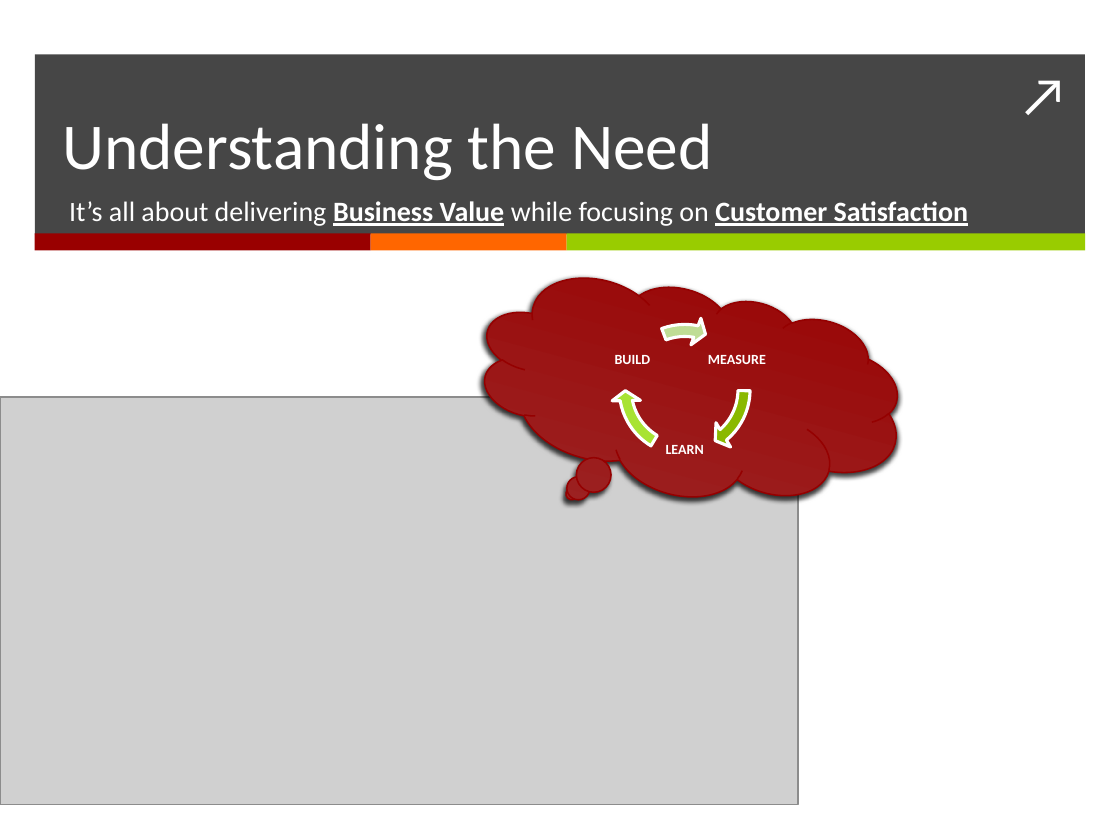
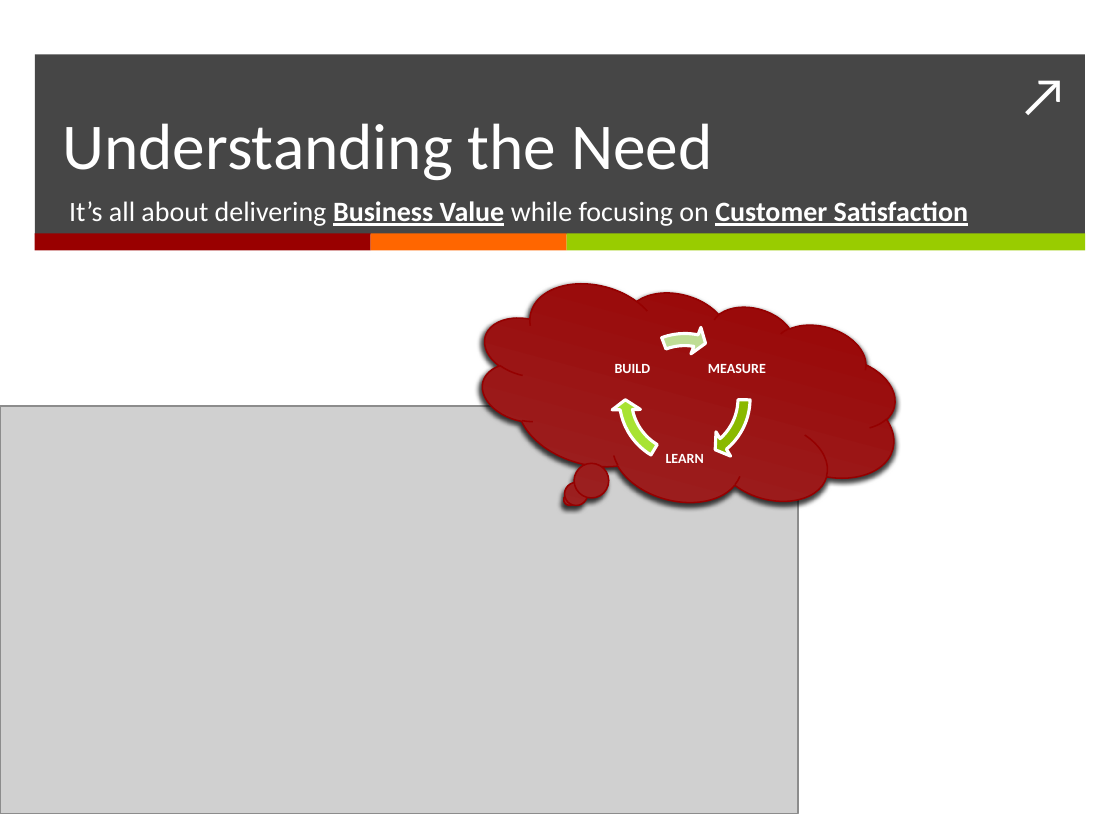
Before and after one commit to DannyDouglass/LeanUx, a slide deck: slide 13 of docs/presentations/LeanUx - IT Management.pptx (slide 9 before the commit). Drawn at 1120x840 pixels with LibreOffice and Linux fonts; fonts in the diff are those of the drawing; grey boxes stand for pictures. Boxes give left, top, right and bottom in pixels: in the first picture for what was removed or moved away, otherwise in the second. Text is boxed around its words. In the diff, an @@ line names an element or a change of style, - is before the commit and + after.

```diff
--- a/docs/presentations/LeanUx - IT Management.pptx
+++ b/docs/presentations/LeanUx - IT Management.pptx
@@ thought cloud: place and size @@
-thought cloud at box(460, 237, 921, 547)
+thought cloud at box(457, 242, 919, 553)
@@ 3 texts, 3 circular arrows, 1 picture: place and size @@
-3 texts, 3 circular arrows, 1 picture at box(0, 316, 799, 804)
+3 texts, 3 circular arrows, 1 picture at box(0, 326, 799, 814)
```
Also in this commit, not shown: 5 other slides changed, 4 slides added.
